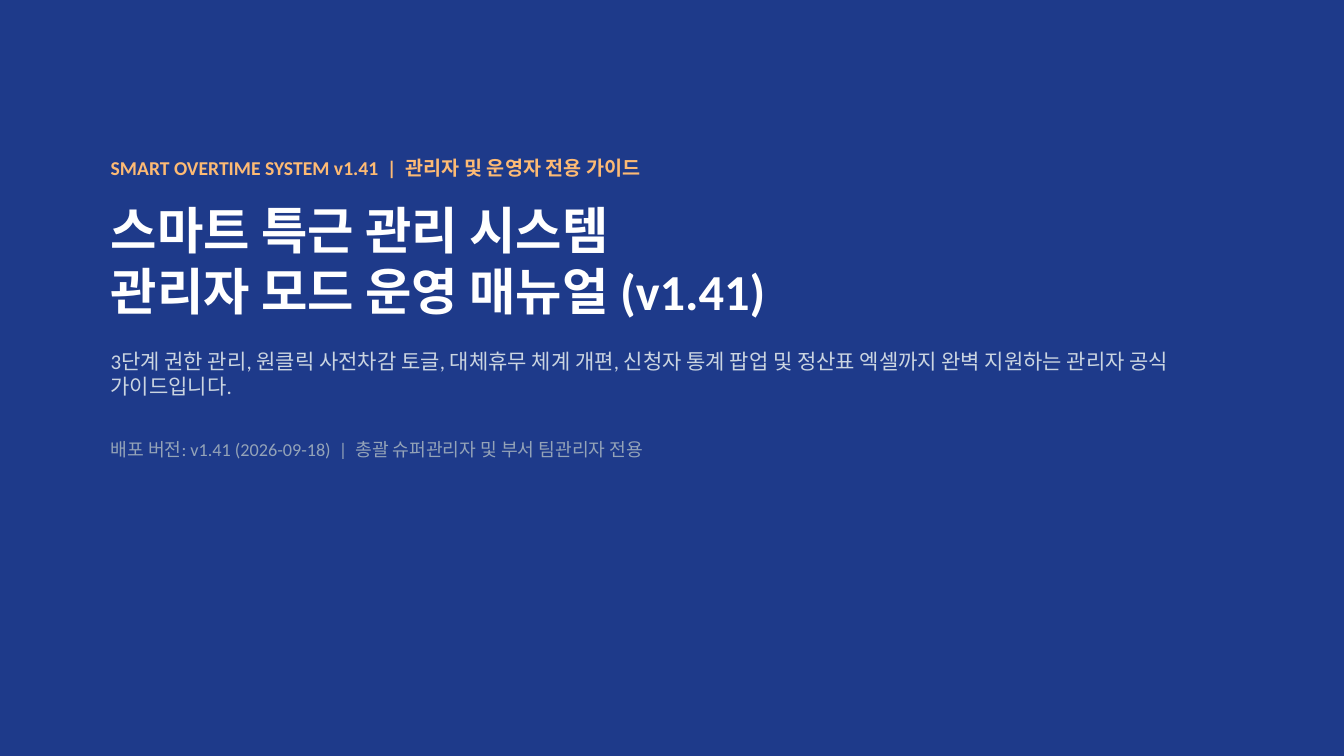
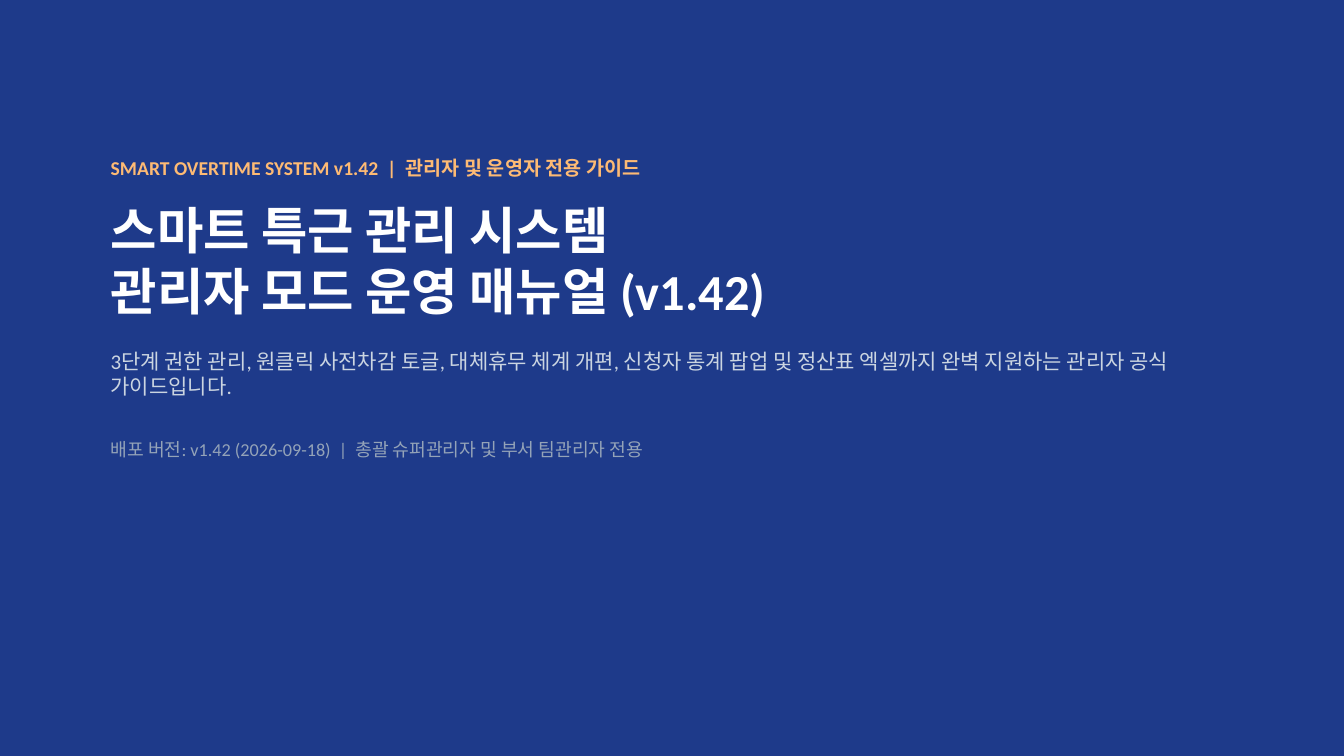
Before and after one commit to rorma34-lab/team-overtime-manager, a slide deck: slide 1 of Overtime_Admin_Manual.pptx. Drawn at 1344x756 pixels with LibreOffice and Linux fonts; fonts in the diff are those of the drawing. Boxes give left, top, right and bottom in pixels: in the first picture for what was removed or moved away, otherwise in the second. Text is boxed around its words. In the diff, an @@ line names an element or a change of style, - is before the commit and + after.

```diff
--- a/Overtime_Admin_Manual.pptx
+++ b/Overtime_Admin_Manual.pptx
@@ text at [111, 158, 765, 318]: text changed @@
-SMART OVERTIME SYSTEM v1.41 | 관리자 및 운영자 전용 가이드
-스마트 특근 관리 시스템
-관리자 모드 운영 매뉴얼 (v1.41)
+SMART OVERTIME SYSTEM v1.42 | 관리자 및 운영자 전용 가이드
+스마트 특근 관리 시스템
+관리자 모드 운영 매뉴얼 (v1.42)
@@ text at [111, 441, 643, 458]: text changed @@
-배포 버전: v1.41 (2026-09-18) | 총괄 슈퍼관리자 및 부서 팀관리자 전용
+배포 버전: v1.42 (2026-09-18) | 총괄 슈퍼관리자 및 부서 팀관리자 전용
```
Also in this commit, not shown: 2 other slides changed, 11 other files.
